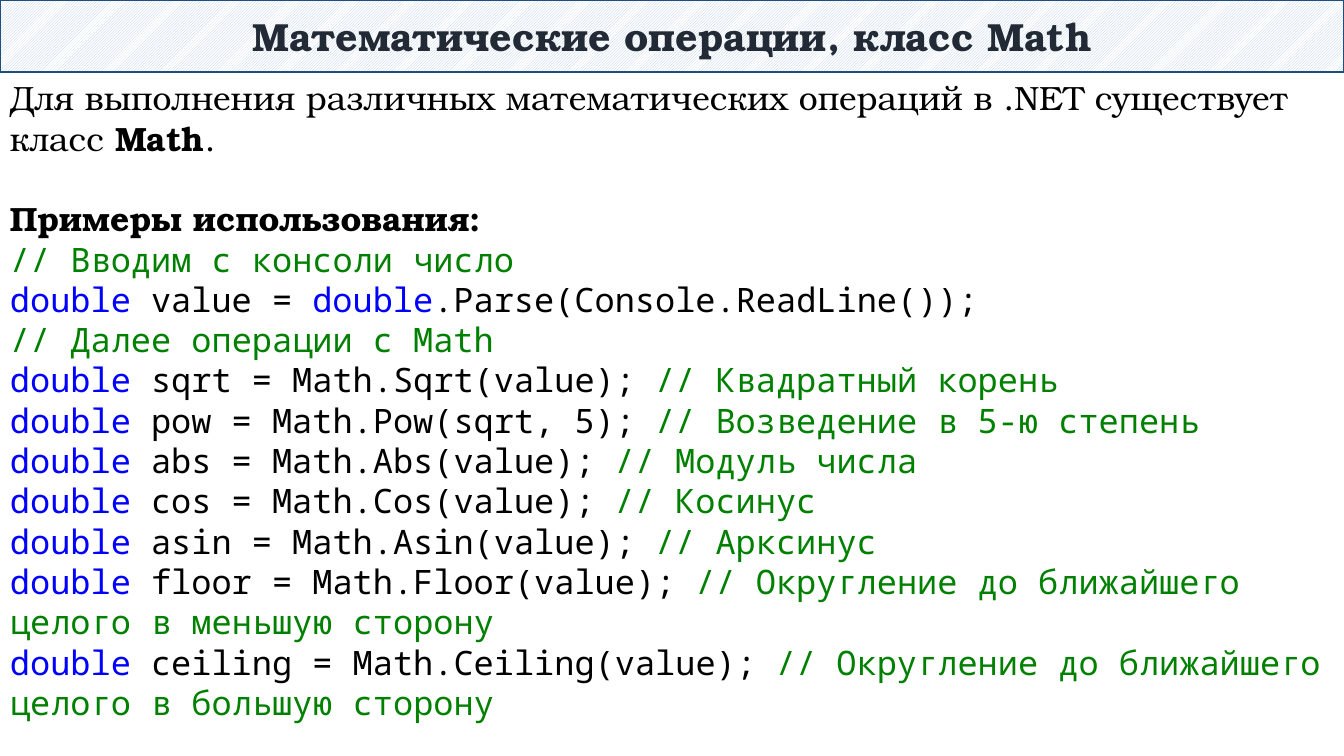
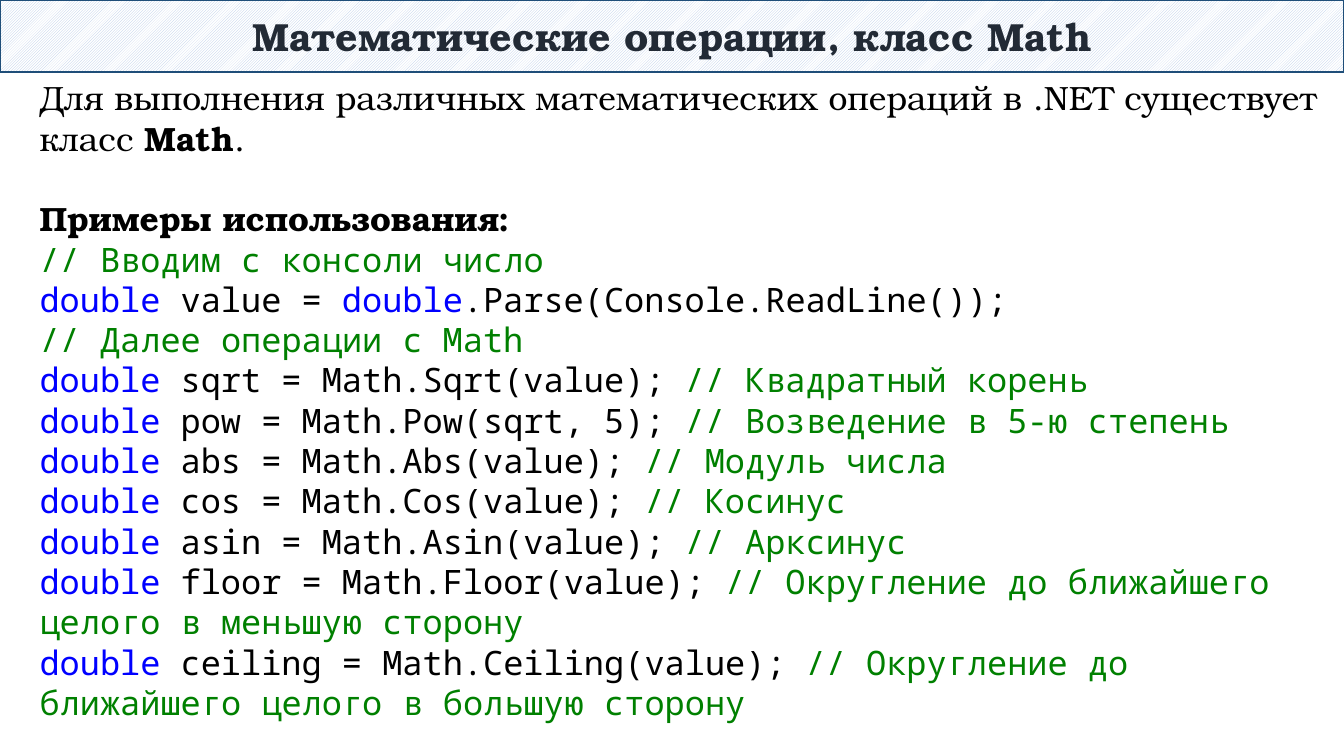
Before and after one commit to DaniilKlyukin/ITiP-1, a slide deck: slide 41 of Лекции/ИТиП лек 1 (лр 1).pptx. Drawn at 1344x756 pixels with LibreOffice and Linux fonts; fonts in the diff are those of the drawing. Boxes give left, top, right and bottom in pixels: in the first picture for what was removed or moved away, otherwise in the second. Text is boxed around its words. In the diff, an @@ line names an element or a change of style, - is before the commit and + after.

```diff
--- a/Лекции/ИТиП лек 1 (лр 1).pptx
+++ b/Лекции/ИТиП лек 1 (лр 1).pptx
@@ text "Для выполнения различных математических операций ..." rewrapped from (10,86,1321,724) to (40,86,1318,724) @@
```
Also in this commit, not shown: 8 other slides changed, 1 slide added, 1 slide removed, 1 other file.
